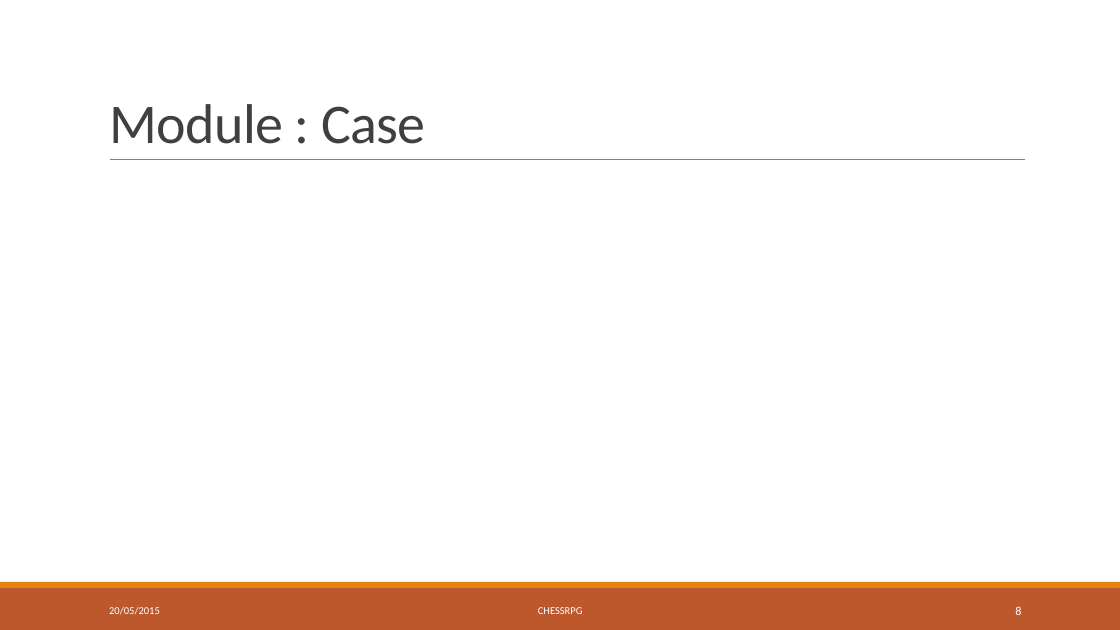
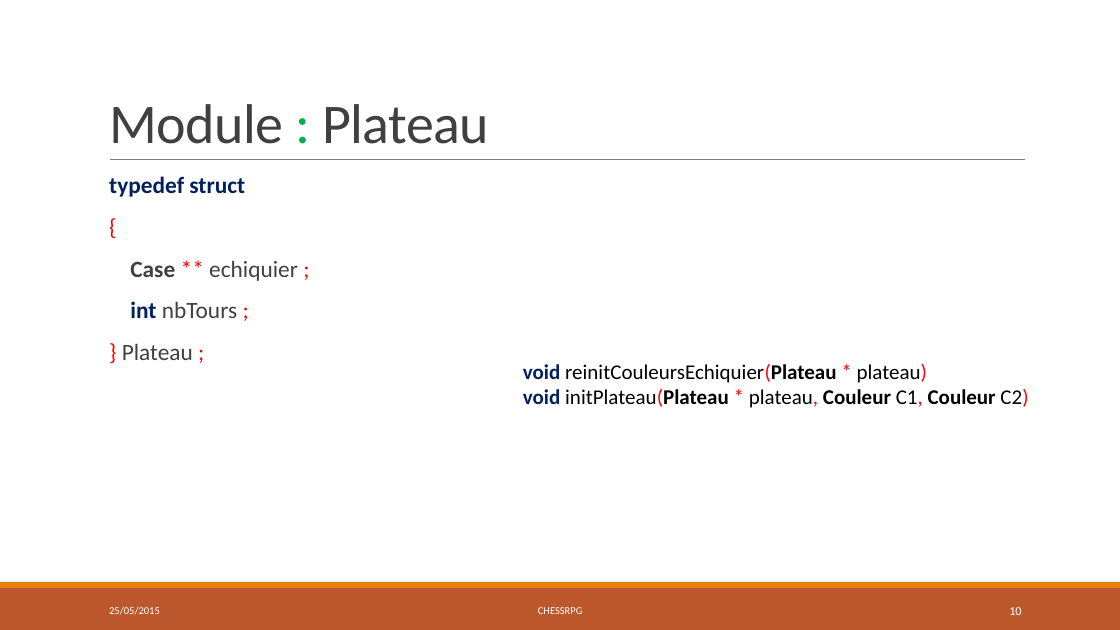
Before and after one commit to chessRPG/master, a slide deck: slide 10 of ChessRPG-présentation.pptx (slide 8 before the commit). Drawn at 1120x630 pixels with LibreOffice and Linux fonts; fonts in the diff are those of the drawing. Boxes give left, top, right and bottom in pixels: in the first picture for what was removed or moved away, otherwise in the second. Text is boxed around its words. In the diff, an @@ line names an element or a change of style, - is before the commit and + after.

```diff
--- a/ChessRPG-présentation.pptx
+++ b/ChessRPG-présentation.pptx
@@ title at <box>109,104,489,144</box>: text changed @@
-Module : Case
+Module : Plateau
@@ text added at <box>109,176,298,360</box>, 20 pt, text #404040 @@
+  typedef struct
+  {
+  Case ** echiquier ;
+  int nbTours ;
+  } Plateau ;
@@ text added at <box>523,364,1028,408</box>, 18 pt, text #000000 @@
+void reinitCouleursEchiquier(Plateau * plateau)
+void initPlateau(Plateau * plateau, Couleur C1, Couleur C2)
@@ page number at <box>1009,607,1021,615</box>: text changed @@
-8
+10
```
Also in this commit, not shown: 12 other slides changed, 2 slides added, 1 slide removed, 1 other file.
